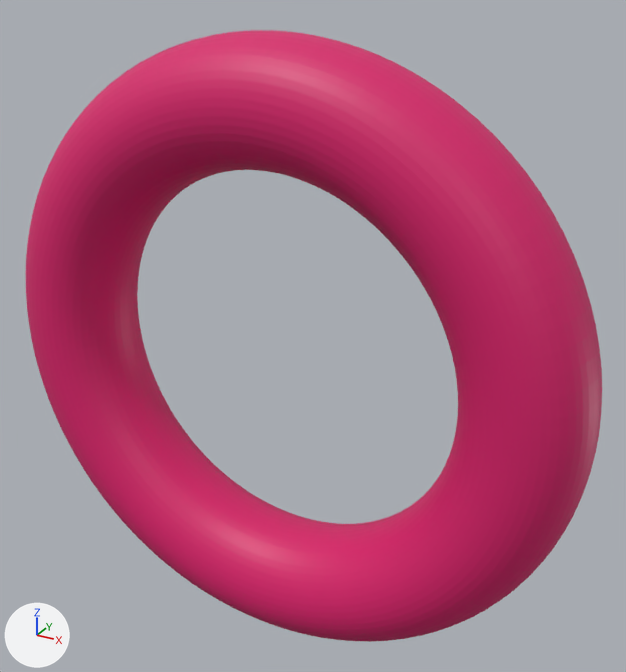
Before and after pictures for a commit that changed the glTF model docs/assets/torus_grid_sweep/torus_R1_r1.glb.
Before and after are seen from a 50 mm lens placed at (9.87, -16.16, 8.98), pointed at (0.63, 0.64, 0.58). Arrows for +X, +Y and +Z are at lower left; the lights stay in place. The first picture is the older version. Where no turn or scale is listed for an object, it has been applied to the vertices.

Names of what the first picture shows: 'geometry_0'.
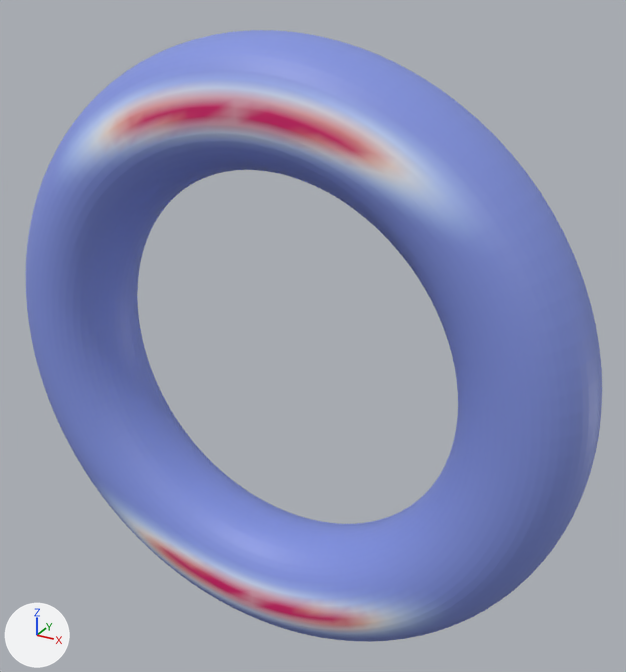
What the commit changed:
me_geometry_0 has 5000 vertices, 10000 faces and spans x -7.6..7.6, y -1.4..1.4, z -7.6..7.6.
me_geometry_0 is used by ob_geometry_0; location (0.0, 0.0, 0.0).
me_geometry_0 part 1: 9964 faces centred in x -7.5..7.5, y -1.4..1.4, z -7.5..7.5 are repainted in the vertex colours; the middle colour goes from pink #da1c6c to blue #8394e1.

Location of each change, (x1, y1, x2, y2) in pixels of the pictures (626 x 672 px):
part 1 of me_geometry_0, recoloured (pink to blue)
    both: (26, 30, 602, 642)
